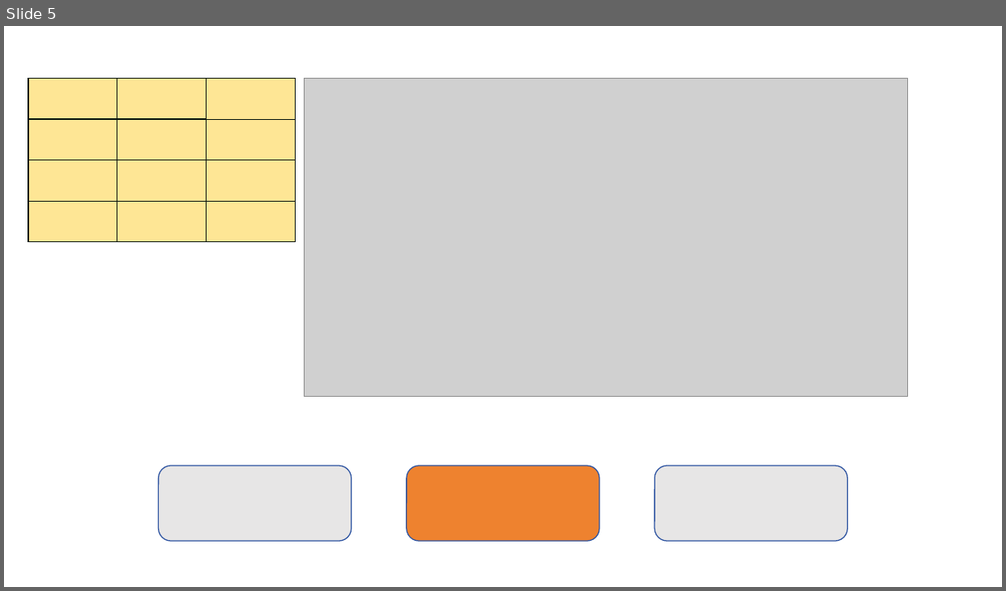
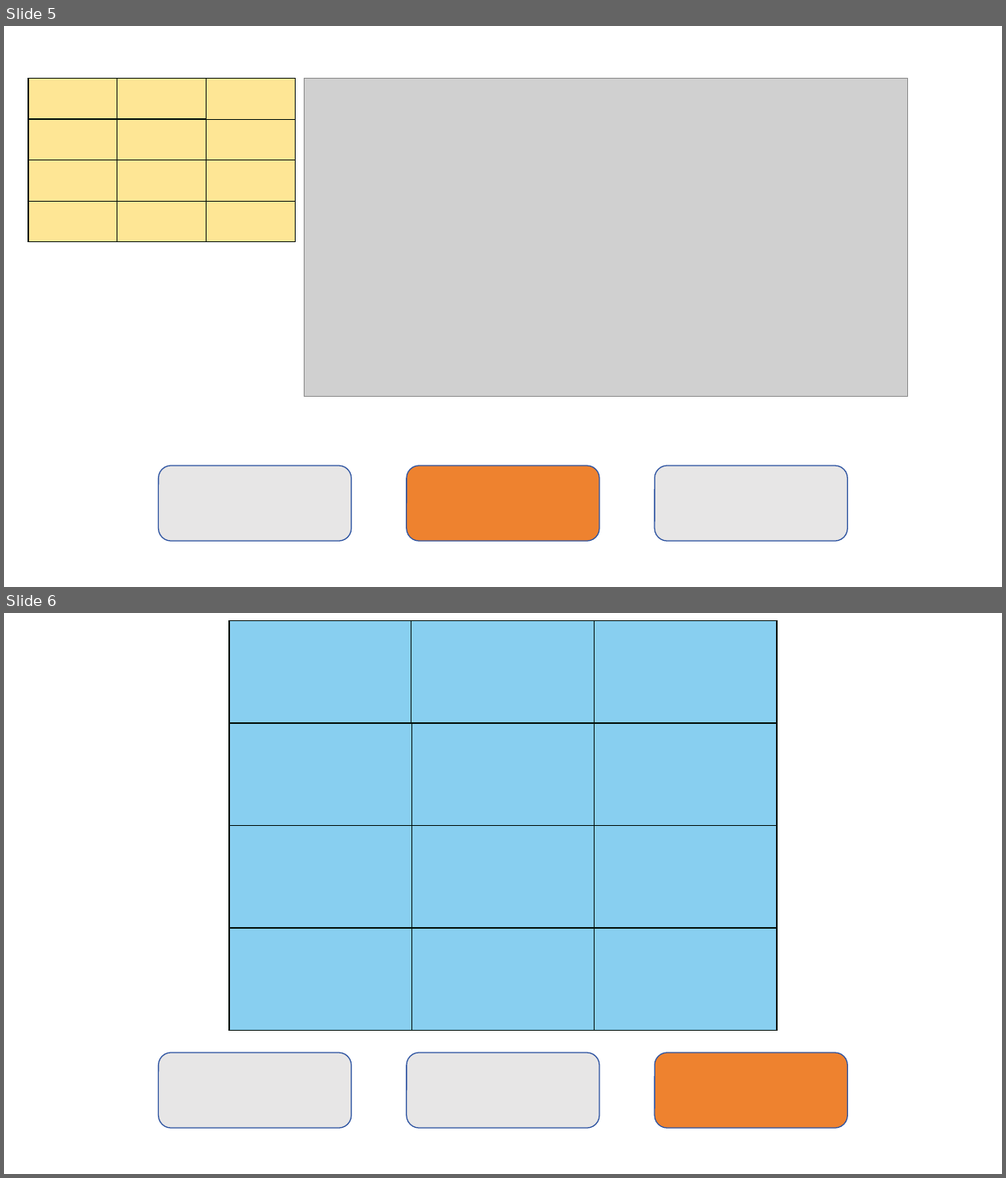
Before and after one commit to yurt0125/rc26_remote_control, a slide deck: 遥控器显示/素材/v4/v4.pptx. Shown one above the other, each under a label of ours: slide 5 before the commit, slides 5 and 6 after it. The pictures are 1006x591 and 1006x1178 pixels, drawn with LibreOffice and Linux fonts; fonts in the diff are those of the drawing; grey boxes stand for pictures. Boxes give left, top, right and bottom in pixels: in the first picture for what was removed or moved away, otherwise in the second. Text is boxed around its words. In the diff, an @@ line names an element or a change of style, - is before the commit and + after.

```diff
--- a/遥控器显示/素材/v4/v4.pptx
+++ b/遥控器显示/素材/v4/v4.pptx
@@ slide 6 added at [4, 613, 1002, 1174], background #FFFFFF @@
@@ rectangle added at [229, 620, 412, 723], fill #88CFF0, outline #04120C 1 pt @@
@@ rectangle added at [411, 620, 594, 723], fill #88CFF0, outline #04120C 1 pt @@
@@ rectangle added at [594, 620, 778, 723], fill #88CFF0, outline #04120C 1 pt @@
@@ group added at [229, 723, 777, 1031]: 9 rectangles @@
@@ rounded rectangle added at [158, 1053, 351, 1129], fill #E7E6E6, outline #2E54A1 1 pt @@
@@ rounded rectangle added at [407, 1053, 600, 1129], fill #E7E6E6, outline #2E54A1 1 pt @@
@@ rounded rectangle added at [654, 1053, 848, 1129], fill #EE822F, outline #2E54A1 1 pt @@
```
Also in this commit, not shown: 1 slide removed, 14 other files.
